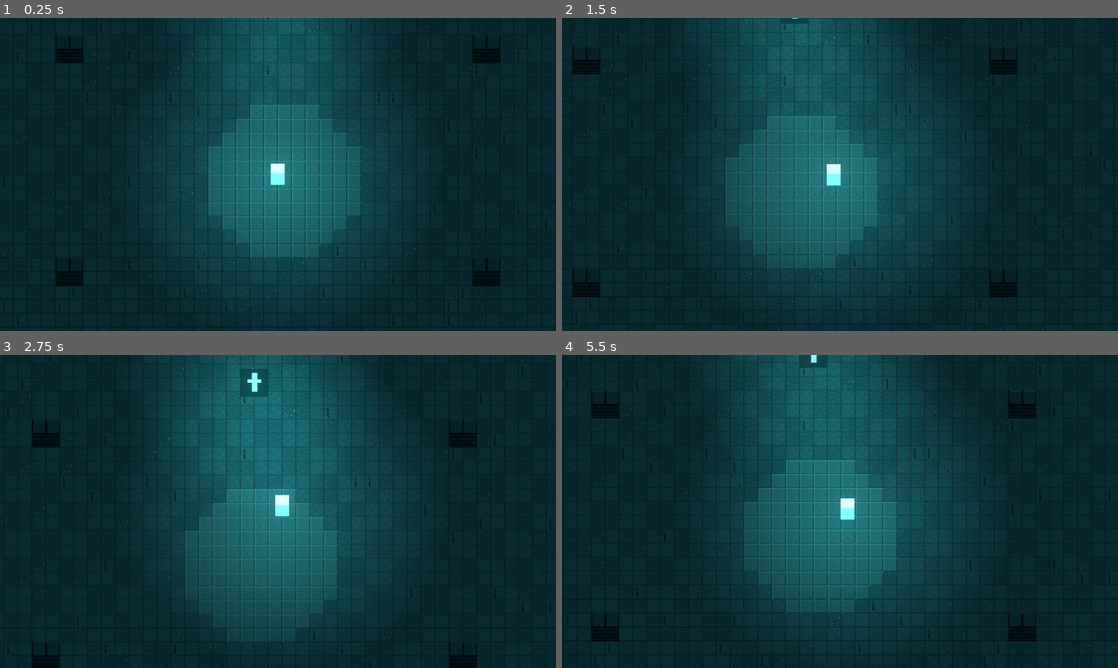
Above: before the commit, frames 1-4 (two rows, left to right).
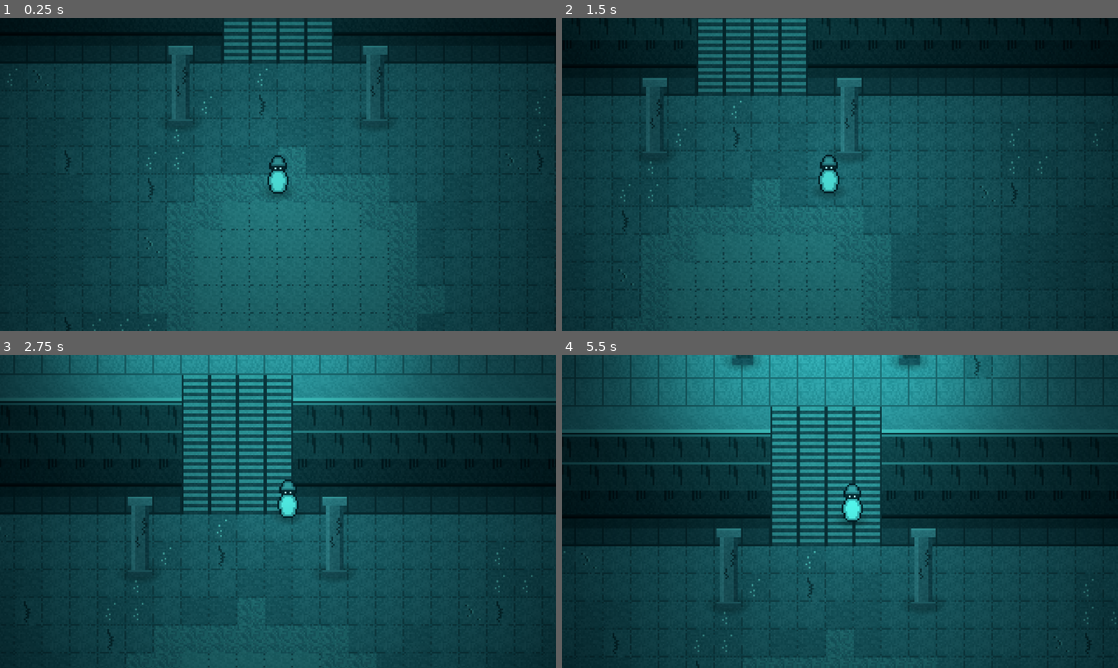
Above: after the commit, the same moments.

Repository: LeoSoares404/LOD
Game: Godot game, scene res://scenes/main.tscn
The game is run twice, just before and just after one commit, with the same random seed, the same clock (stepped at 60 frames per second) and the same inputs.
Inputs (mouse positions are in pixels of both pictures, inside the frame that each line leads up to):
- Up to frame 1 (0.25 s): no input
- Up to frame 2 (1.5 s): tap Enter at 0.5 s; move the mouse to (962, 158) at 0.52 s; hold Right mouse button (move_click) 0.53-1.28 s; move the mouse to (728, 190) at 1.27 s; right-click (728, 190) at 1.35 s
- Up to frame 3 (2.75 s): move the mouse to (333, 442) at 2.02 s; hold Right mouse button (move_click) from 2.03 s (still down)
- Up to frame 4 (5.5 s): move the mouse to (812, 574) at 2.77 s; release Right mouse button (move_click) at 2.78 s; right-click (812, 574) at 2.85 s; move the mouse to (1006, 558) at 3.52 s; hold Right mouse button (move_click) 3.53-4.28 s; move the mouse to (673, 464) at 4.27 s; right-click (673, 464) at 4.35 s; move the mouse to (867, 511) at 5.02 s; hold Right mouse button (move_click) from 5.03 s (still down)

The runs differ from the first frame. In frame 1, 47% of the frame differs, in the area x 0-100%, y 0-100%; in frame 2, 45%; in frame 3, 47%; in frame 4, 50%.

Commit message:
feat: profundidade 3/4 no mapa + sprite do mago
- Penhasco de 3 tiles com borda irregular (FastNoiseLite) e sombra na base
- Props altos com Y-sort: colunas de pedra e obeliscos com runa/luz,
  sombra eliptica na base, colisao so no pe (da pra andar por tras)
- Chao organico por noise (sem xadrez), rejunte quebrado, borda da praca
  com tile de dithering (sem degrau duro)
- Player agora e um mago encapuzado 16x24 (pixel-art) com sombra
- Camera zoom 2x (personagem maior na tela, estilo Diablo)
- Decisao registrada: visual 2D pixel-art visao 3/4 (nao 3D tipo LoL)

Co-Authored-By: Claude Fable 5 <noreply@anthropic.com>

Diff:
--- /dev/null
+++ b/assets/sprites/props/glow_gradient.tres
@@ -0,0 +1,13 @@
+[gd_resource type="GradientTexture2D" load_steps=2 format=3]
+
+[sub_resource type="Gradient" id="Gradient_glow"]
+offsets = PackedFloat32Array(0, 1)
+colors = PackedColorArray(1, 1, 1, 0.9, 1, 1, 1, 0)
+
+[resource]
+gradient = SubResource("Gradient_glow")
+width = 256
+height = 256
+fill = 1
+fill_from = Vector2(0.5, 0.5)
+fill_to = Vector2(0.5, 0)
--- a/assets/sprites/tiles/crypt_tileset.tres
+++ b/assets/sprites/tiles/crypt_tileset.tres
@@ -14,6 +14,15 @@
 0:1/0/physics_layer_0/polygon_0/points = PackedVector2Array(-8, -8, 8, -8, 8, 8, -8, 8)
 1:1/0 = 0
 1:1/0/physics_layer_0/polygon_0/points = PackedVector2Array(-8, -8, 8, -8, 8, 8, -8, 8)
+2:1/0 = 0
+2:1/0/physics_layer_0/polygon_0/points = PackedVector2Array(-8, -8, 8, -8, 8, 8, -8, 8)
+3:1/0 = 0
+3:1/0/physics_layer_0/polygon_0/points = PackedVector2Array(-8, -8, 8, -8, 8, 8, -8, 8)
+4:1/0 = 0
+5:1/0 = 0
+6:1/0 = 0
+7:1/0 = 0
+0:2/0 = 0
 
 [resource]
 physics_layer_0/collision_layer = 1
--- a/scenes/entities/player/player.tscn
+++ b/scenes/entities/player/player.tscn
@@ -1,17 +1,8 @@
 [gd_scene load_steps=7 format=3]
 
 [ext_resource type="Script" path="res://scenes/entities/player/player.gd" id="1_player"]
-
-[sub_resource type="Gradient" id="Gradient_body"]
-offsets = PackedFloat32Array(0, 0.42, 0.46, 1)
-colors = PackedColorArray(0.72, 0.95, 0.92, 1, 0.72, 0.95, 0.92, 1, 0.42, 0.76, 0.75, 1, 0.42, 0.76, 0.75, 1)
-
-[sub_resource type="GradientTexture2D" id="GradientTexture2D_body"]
-gradient = SubResource("Gradient_body")
-width = 16
-height = 24
-fill_from = Vector2(0, 0)
-fill_to = Vector2(0, 1)
+[ext_resource type="Texture2D" path="res://assets/sprites/props/glow_gradient.tres" id="2_glow"]
+[ext_resource type="Texture2D" path="res://assets/sprites/player/player.png" id="3_playertex"]
 
 [sub_resource type="CircleShape2D" id="CircleShape2D_feet"]
 radius = 5.0
@@ -34,10 +25,16 @@
 motion_mode = 1
 script = ExtResource("1_player")
 
+[node name="Shadow" type="Sprite2D" parent="."]
+modulate = Color(0, 0, 0, 0.45)
+position = Vector2(0, -2)
+scale = Vector2(0.09, 0.045)
+texture = ExtResource("2_glow")
+
 [node name="Sprite" type="Sprite2D" parent="."]
 unique_name_in_owner = true
 position = Vector2(0, -12)
-texture = SubResource("GradientTexture2D_body")
+texture = ExtResource("3_playertex")
 
 [node name="CollisionShape2D" type="CollisionShape2D" parent="."]
 position = Vector2(0, -5)
@@ -45,6 +42,7 @@
 
 [node name="Camera2D" type="Camera2D" parent="."]
 position = Vector2(0, -12)
+zoom = Vector2(2, 2)
 limit_left = 0
 limit_top = 0
 limit_right = 960
--- a/scenes/world/crypt_map.gd
+++ b/scenes/world/crypt_map.gd
@@ -1,7 +1,10 @@
 extends Node2D
 ## Cripta — pinta o TileMapLayer proceduralmente com o tileset placeholder.
-## Colisão das paredes vem do próprio TileSet (physics layer "world").
+## Visão 3/4: profundidade vem de penhasco alto com borda irregular, sombra na
+## base e props ALTOS (colunas/obeliscos) com Y-sort — o player passa atrás.
+## Colisão de paredes/penhascos vem do TileSet; props têm corpo próprio na base.
 
+const TILE := 16
 const MAP_W := 60  # tiles → 960 px
 const MAP_H := 34  # tiles → 544 px
 
@@ -14,30 +17,74 @@
 const RUBBLE := Vector2i(5, 0)
 const WALL_FACE := Vector2i(0, 1)
 const WALL_TOP := Vector2i(1, 1)
+const CLIFF_UPPER := Vector2i(2, 1)
+const CLIFF_LOWER := Vector2i(3, 1)
+const PLATEAU_RIM := Vector2i(4, 1)
+const STAIRS := Vector2i(5, 1)
+const SHADOW_FLOOR := Vector2i(6, 1)
+const PLATEAU_FLOOR := Vector2i(7, 1)
+const SLAB_MIX := Vector2i(0, 2)  # dithering laje↔chão (borda suave da praça)
 
-const SLAB_CENTER := Vector2i(30, 18)  # praça de lajes claras (spawn do player)
-const SLAB_RADIUS := 5.5  # tiles
+# geografia do desnível
+const RIM_BASE_Y := 9            # linha média da borda do platô
+const CLIFF_HEIGHT := 3          # tiles de face de penhasco
+const STAIRS_X_RANGE := [28, 31] # colunas da escadaria (inclusive)
 
-const PILLARS: Array[Vector2i] = [
-	Vector2i(14, 8), Vector2i(44, 8), Vector2i(14, 24), Vector2i(44, 24),
+const SLAB_CENTER := Vector2i(30, 22)  # praça de lajes claras (spawn do player)
+const SLAB_RADIUS := 5.0  # tiles
+
+const COLUMN_TEX := preload("res://assets/sprites/props/column.png")
+const OBELISK_TEX := preload("res://assets/sprites/props/obelisk.png")
+
+# posições em px do PONTO DA BASE de cada prop (Y-sort ordena por ele)
+const COLUMNS: Array[Vector2] = [
+	Vector2(424, 260), Vector2(536, 260),  # flanqueando o pé da escada
+	Vector2(208, 330), Vector2(752, 330),
+	Vector2(180, 480), Vector2(780, 480),
+]
+const OBELISKS: Array[Vector2] = [
+	Vector2(432, 120), Vector2(528, 120),  # flanqueando a runa, no platô
+	Vector2(144, 110), Vector2(816, 110),
 ]
 
 @onready var tiles: TileMapLayer = %Tiles
 
+var _rim: Array[int] = []
+
 
 func _ready() -> void:
+	_build_rim_line()
+	_paint_tiles()
+	_spawn_props()
+
+
+## Borda do penhasco irregular (noise 1D suavizado), reta só na escadaria.
+func _build_rim_line() -> void:
+	var noise := FastNoiseLite.new()
+	noise.seed = 7
+	noise.frequency = 0.09
+	_rim.resize(MAP_W)
+	for x in MAP_W:
+		# amplitude curta (±2): sem tile de "quina" p/ face lateral, recorte fundo parece glitch
+		_rim[x] = clampi(RIM_BASE_Y + roundi(noise.get_noise_1d(float(x)) * 2.5), 8, 11)
+	for x in range(STAIRS_X_RANGE[0] - 1, STAIRS_X_RANGE[1] + 2):
+		_rim[x] = RIM_BASE_Y
+	for x in range(1, MAP_W):  # limita degrau entre colunas vizinhas a 1 tile
+		_rim[x] = clampi(_rim[x], _rim[x - 1] - 1, _rim[x - 1] + 1)
+
+
+func _paint_tiles() -> void:
 	var rng := RandomNumberGenerator.new()
 	rng.seed = 7
+	var patches := FastNoiseLite.new()  # manchas orgânicas no chão
+	patches.seed = 21
+	patches.frequency = 0.13
 
 	for y in MAP_H:
 		for x in MAP_W:
-			var cell := Vector2i(x, y)
-			if Vector2(cell - SLAB_CENTER).length() <= SLAB_RADIUS:
-				tiles.set_cell(cell, 0, SLAB)
-			else:
-				tiles.set_cell(cell, 0, _pick_floor(rng, x, y))
+			tiles.set_cell(Vector2i(x, y), 0, _pick_cell(rng, patches, x, y))
 
-	# bordas: topo tem face visível (parede "de pé"), demais só o topo
+	# bordas do mapa
 	for x in MAP_W:
 		tiles.set_cell(Vector2i(x, 0), 0, WALL_TOP)
 		tiles.set_cell(Vector2i(x, 1), 0, WALL_FACE)
@@ -46,22 +93,88 @@
 		tiles.set_cell(Vector2i(0, y), 0, WALL_TOP)
 		tiles.set_cell(Vector2i(MAP_W - 1, y), 0, WALL_TOP)
 
-	# pilares 2x2: linha de cima é o topo, linha de baixo a face
-	for p in PILLARS:
-		tiles.set_cell(p, 0, WALL_TOP)
-		tiles.set_cell(p + Vector2i(1, 0), 0, WALL_TOP)
-		tiles.set_cell(p + Vector2i(0, 1), 0, WALL_FACE)
-		tiles.set_cell(p + Vector2i(1, 1), 0, WALL_FACE)
+
+func _pick_cell(rng: RandomNumberGenerator, patches: FastNoiseLite, x: int, y: int) -> Vector2i:
+	var rim: int = _rim[x]
+	var on_stairs: bool = x >= STAIRS_X_RANGE[0] and x <= STAIRS_X_RANGE[1]
+
+	# faixa do desnível: borda, faces do penhasco, sombra na base
+	if y == rim:
+		return STAIRS if on_stairs else PLATEAU_RIM
+	if y > rim and y <= rim + CLIFF_HEIGHT:
+		if on_stairs:
+			return STAIRS
+		return CLIFF_LOWER if y == rim + CLIFF_HEIGHT else CLIFF_UPPER
+	if y == rim + CLIFF_HEIGHT + 1:
+		return STAIRS if on_stairs else SHADOW_FLOOR
+
+	# nível de cima (platô)
+	if y < rim:
+		if rng.randf() < 0.05:
+			return FLOOR_CRACKED
+		return PLATEAU_FLOOR
+
+	# nível de baixo: praça de lajes + manchas orgânicas de desgaste
+	var cell := Vector2i(x, y)
+	var slab_dist := Vector2(cell - SLAB_CENTER).length()
+	if slab_dist <= SLAB_RADIUS:
+		return SLAB if slab_dist <= SLAB_RADIUS - 1.2 else SLAB_MIX
+	var roll := rng.randf()
+	if roll < 0.04:
+		return FLOOR_CRACKED
+	if roll < 0.07:
+		return RUBBLE
+	var n := patches.get_noise_2d(float(x), float(y))
+	if n > 0.22:
+		return FLOOR_B
+	if n < -0.3:
+		return FLOOR_SPECKLED
+	return FLOOR_A
 
 
-func _pick_floor(rng: RandomNumberGenerator, x: int, y: int) -> Vector2i:
-	var roll := rng.randf()
-	if roll < 0.05:
-		return FLOOR_CRACKED
-	if roll < 0.10:
-		return FLOOR_SPECKLED
-	if roll < 0.13:
-		return RUBBLE
-	@warning_ignore("integer_division")
-	var checker := (x / 2 + y / 2) % 2 == 0
-	return FLOOR_A if checker else FLOOR_B
+func _spawn_props() -> void:
+	for pos in COLUMNS:
+		_add_prop(COLUMN_TEX, pos)
+	for pos in OBELISKS:
+		_add_prop(OBELISK_TEX, pos, true)
+
+
+## Prop alto: sprite com a BASE no ponto dado (pivô nos pés → Y-sort correto)
+## + colisão pequena só na base, pra dar pra andar por trás.
+func _add_prop(tex: Texture2D, pos: Vector2, glow := false) -> void:
+	var spr := Sprite2D.new()
+	spr.texture = tex
+	spr.centered = false
+	spr.offset = Vector2(-tex.get_width() / 2.0, -float(tex.get_height()))
+	spr.position = pos
+
+	# sombra elíptica na base — vende o "objeto de pé no chão"
+	var shadow := Sprite2D.new()
+	shadow.texture = preload("res://assets/sprites/props/glow_gradient.tres")
+	shadow.modulate = Color(0, 0, 0, 0.45)
+	shadow.scale = Vector2(0.11, 0.05)
+	shadow.position = Vector2(0, -2)
+	shadow.show_behind_parent = true
+	spr.add_child(shadow)
+
+	var body := StaticBody2D.new()
+	body.collision_layer = 1  # layer "world"
+	body.collision_mask = 0
+	var shape := CollisionShape2D.new()
+	var circle := CircleShape2D.new()
+	circle.radius = 6.0
+	shape.shape = circle
+	shape.position = Vector2(0, -4)
+	body.add_child(shape)
+	spr.add_child(body)
+
+	if glow:
+		var light := PointLight2D.new()
+		light.texture = preload("res://assets/sprites/props/glow_gradient.tres")
+		light.color = Color(0.55, 1.0, 0.92)
+		light.energy = 0.7
+		light.texture_scale = 0.6
+		light.position = Vector2(0, -20)
+		spr.add_child(light)
+
+	add_child(spr)
--- a/scenes/world/crypt_map.tscn
+++ b/scenes/world/crypt_map.tscn
@@ -19,6 +19,7 @@
 size = Vector2(32, 32)
 
 [node name="CryptMap" type="Node2D"]
+y_sort_enabled = true
 script = ExtResource("1_map")
 
 [node name="Tiles" type="TileMapLayer" parent="."]
Binary file added: assets/sprites/player/player.png
Not shown, added: assets/sprites/player/player.png.import
Binary file added: assets/sprites/props/column.png
Not shown, added: assets/sprites/props/column.png.import
Binary file added: assets/sprites/props/obelisk.png
Not shown, added: assets/sprites/props/obelisk.png.import
Binary file changed: assets/sprites/tiles/crypt_tiles.png
